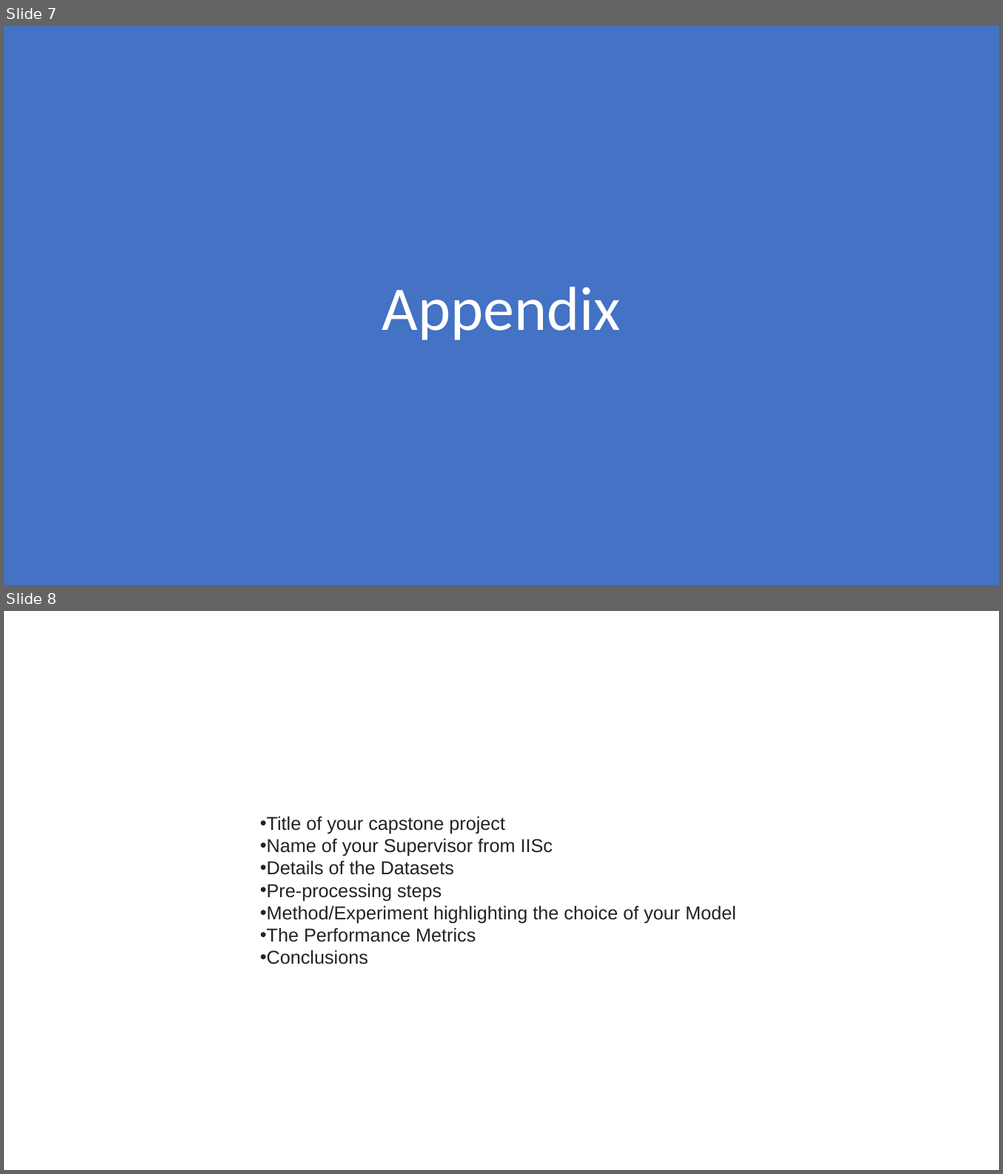
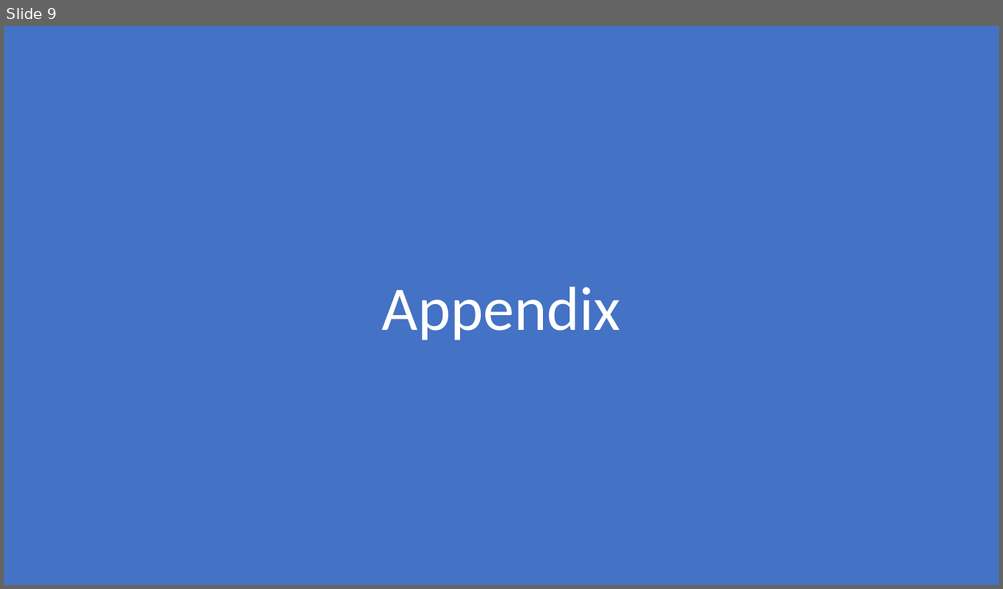
Before and after one commit to ravi-devgoblet/iisc_cohort4_group6_capstone, a slide deck: project_docs/Group 6 Capstone Project Presentation.pptx. Shown one above the other, each under a label of ours: slides 7 and 8 before the commit, slide 9 after it. The pictures are 1003x1174 and 1003x589 pixels, drawn with LibreOffice and Linux fonts; fonts in the diff are those of the drawing. Boxes give left, top, right and bottom in pixels: in the first picture for what was removed or moved away, otherwise in the second. Text is boxed around its words. In the diff, an @@ line names an element or a change of style, - is before the commit and + after.

Commit message:
Updated with more details, graphs and WER rates

```diff
--- a/project_docs/Group 6 Capstone Project Presentation.pptx
+++ b/project_docs/Group 6 Capstone Project Presentation.pptx
@@ slide 8 removed at (4,611,999,1170), background #FFFFFF @@
@@ text removed at (260,816,736,965) @@
-• Title of your capstone project
-• Name of your Supervisor from IISc
-• Details of the Datasets
-• Pre-processing steps
-• Method/Experiment highlighting the choice of your Model
-• The Performance Metrics
-• Conclusions
@@ what was slide 7 is now slide 9 @@
```
Also in this commit, not shown: 3 slides changed, 4 slides added, 3 other slides removed.
